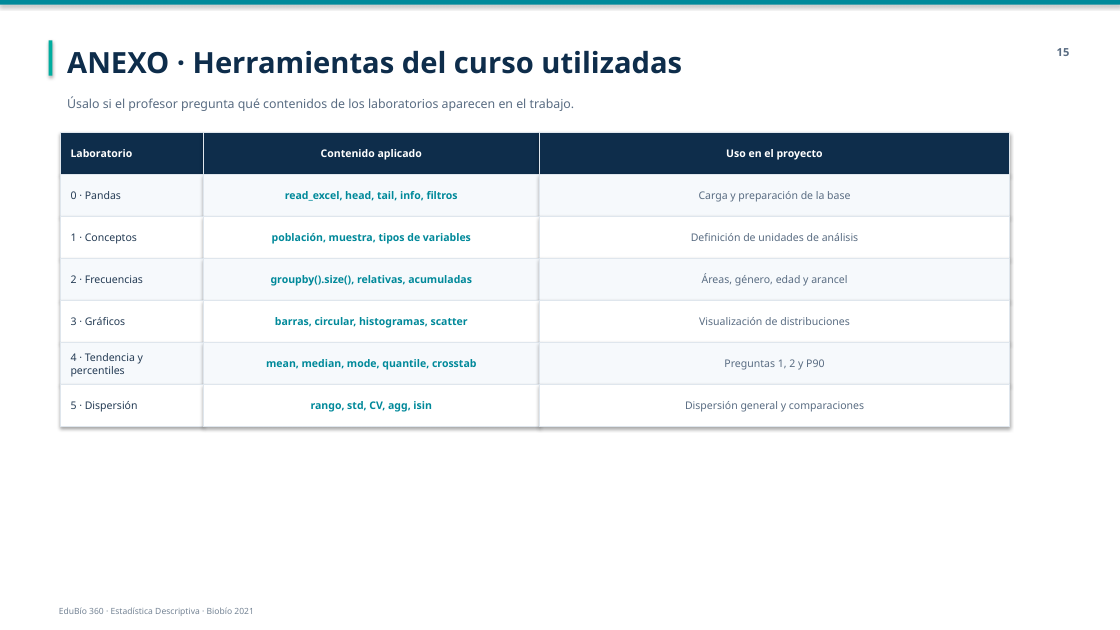
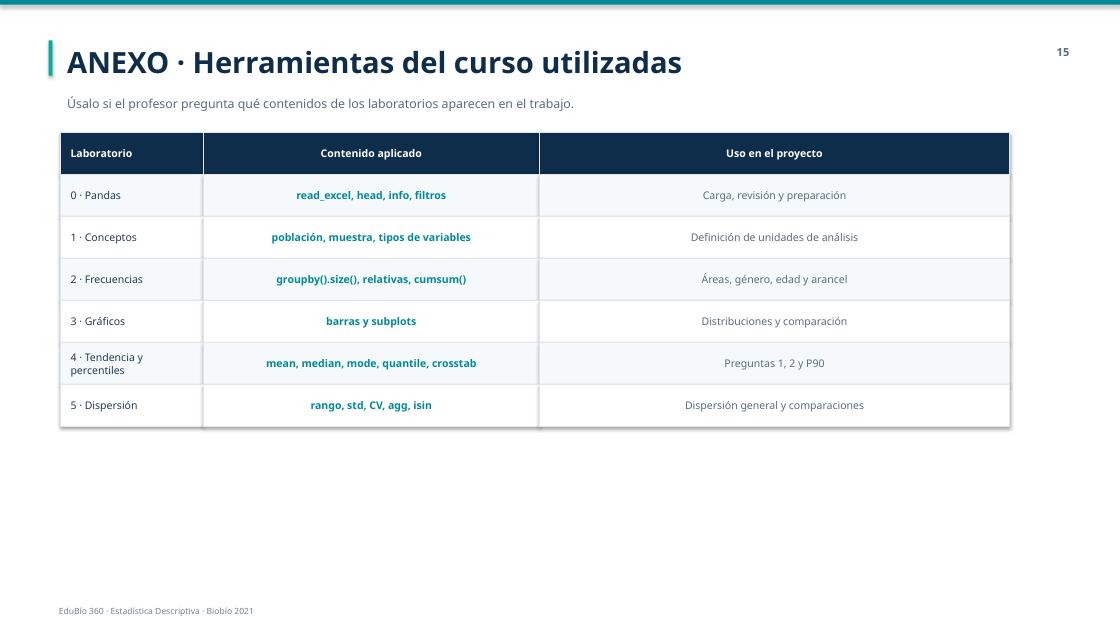
Before and after one commit to Nicricht/Estadistica.descriptiva, a slide deck: slide 15 of presentacion/Del_Acero_al_Algoritmo_Estilo_Profesor.pptx. Drawn at 1120x630 pixels with LibreOffice and Linux fonts; fonts in the diff are those of the drawing. Boxes give left, top, right and bottom in pixels: in the first picture for what was removed or moved away, otherwise in the second. Text is boxed around its words. In the diff, an @@ line names an element or a change of style, - is before the commit and + after.

```diff
--- a/presentacion/Del_Acero_al_Algoritmo_Estilo_Profesor.pptx
+++ b/presentacion/Del_Acero_al_Algoritmo_Estilo_Profesor.pptx
@@ text at <box>296,191,446,201</box>: text changed @@
-read_excel, head, tail, info, filtros
+read_excel, head, info, filtros
@@ text at <box>703,191,847,202</box>: text changed @@
-Carga y preparación de la base
+Carga, revisión y preparación
@@ text at <box>276,275,466,286</box>: text changed @@
-groupby().size(), relativas, acumuladas
+groupby().size(), relativas, cumsum()
@@ text at <box>326,317,417,328</box>: text changed @@
-barras, circular, histogramas, scatter
+barras y subplots
@@ text at <box>702,317,847,328</box>: text changed @@
-Visualización de distribuciones
+Distribuciones y comparación
```
Also in this commit, not shown: 3 other slides changed, 1 other file.
